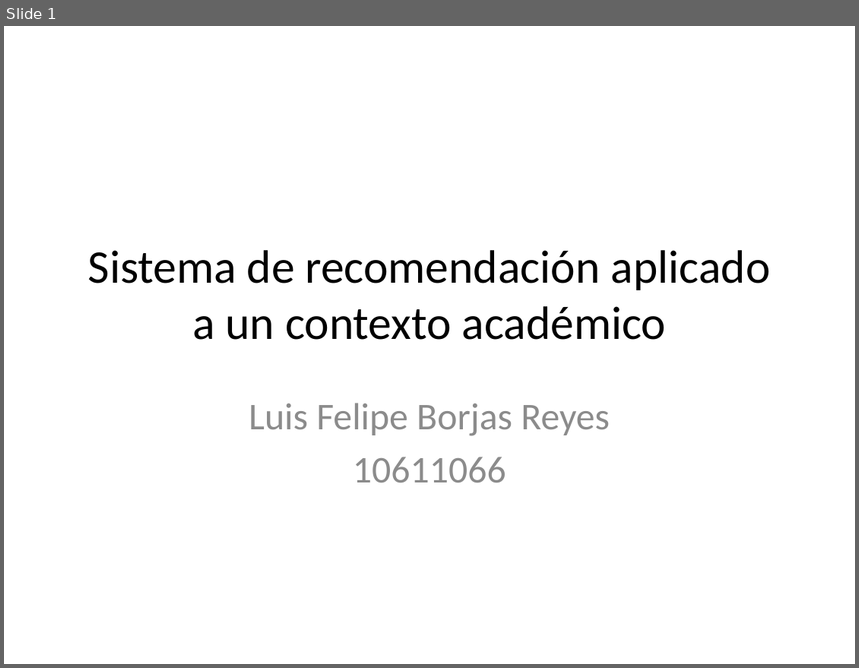
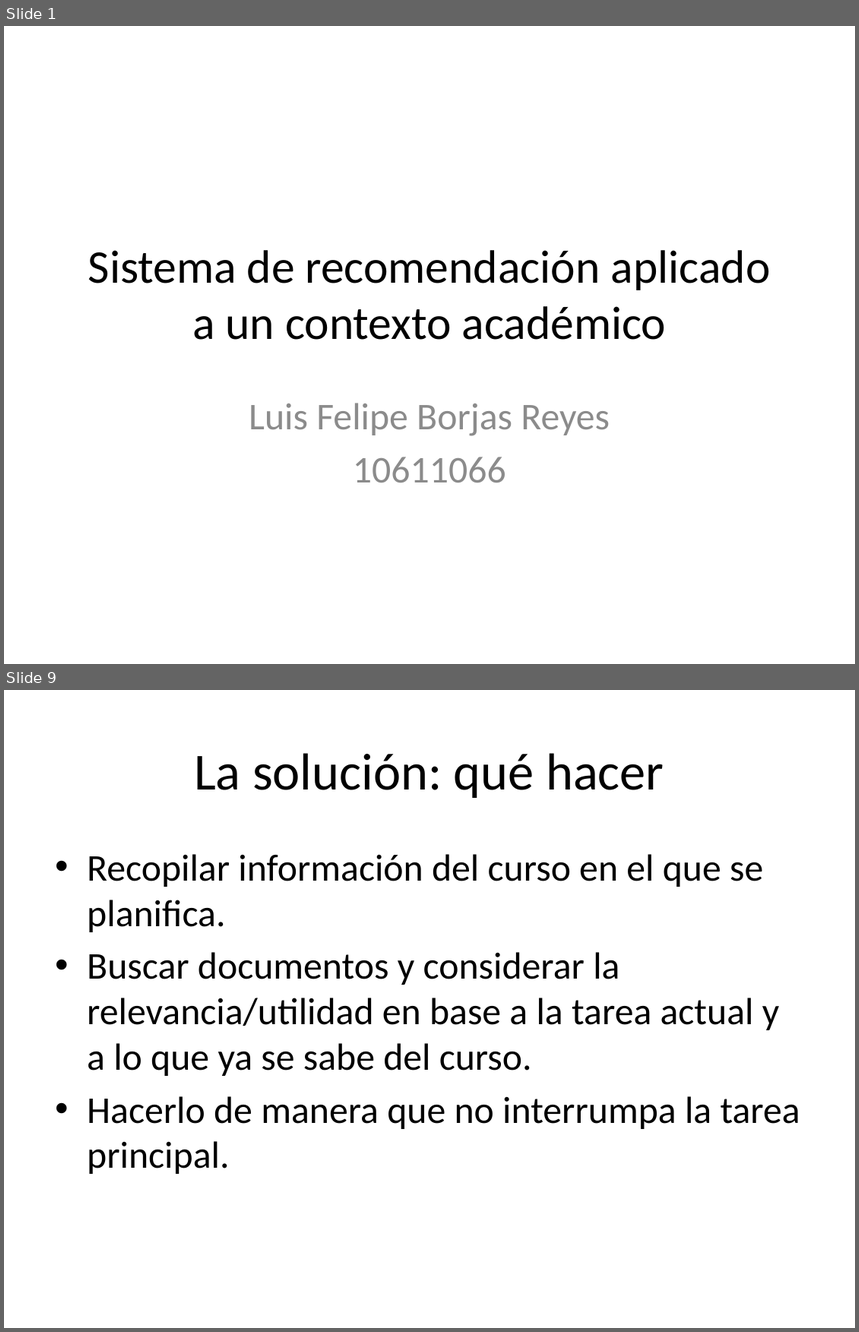
Before and after one commit to lfborjas/Lebrixen, a slide deck: Expo.pptx. Shown one above the other, each under a label of ours: slide 1 before the commit, slides 1 and 9 after it; the slides between them are not shown. The pictures are 859x668 and 859x1332 pixels, drawn with LibreOffice and Linux fonts; fonts in the diff are those of the drawing. Boxes give left, top, right and bottom in pixels: in the first picture for what was removed or moved away, otherwise in the second. Text is boxed around its words. In the diff, an @@ line names an element or a change of style, - is before the commit and + after.

```diff
--- a/Expo.pptx
+++ b/Expo.pptx
@@ slide 9 added at <box>4,690,855,1328</box>, background #FFFFFF @@
@@ title added at <box>194,753,664,798</box>, 44 pt, text #000000 @@
+La solución: qué hacer
@@ text added at <box>87,854,800,1174</box>, 32 pt, text #000000 @@
+• Recopilar información del curso en el que se planifica.
+• Buscar documentos y considerar la relevancia/utilidad en base a la tarea actual y a lo que ya se sabe del curso.
+• Hacerlo de manera que no interrumpa la tarea principal.
```
Also in this commit, not shown: 5 slides changed, 10 other slides added, 2 slides removed.
